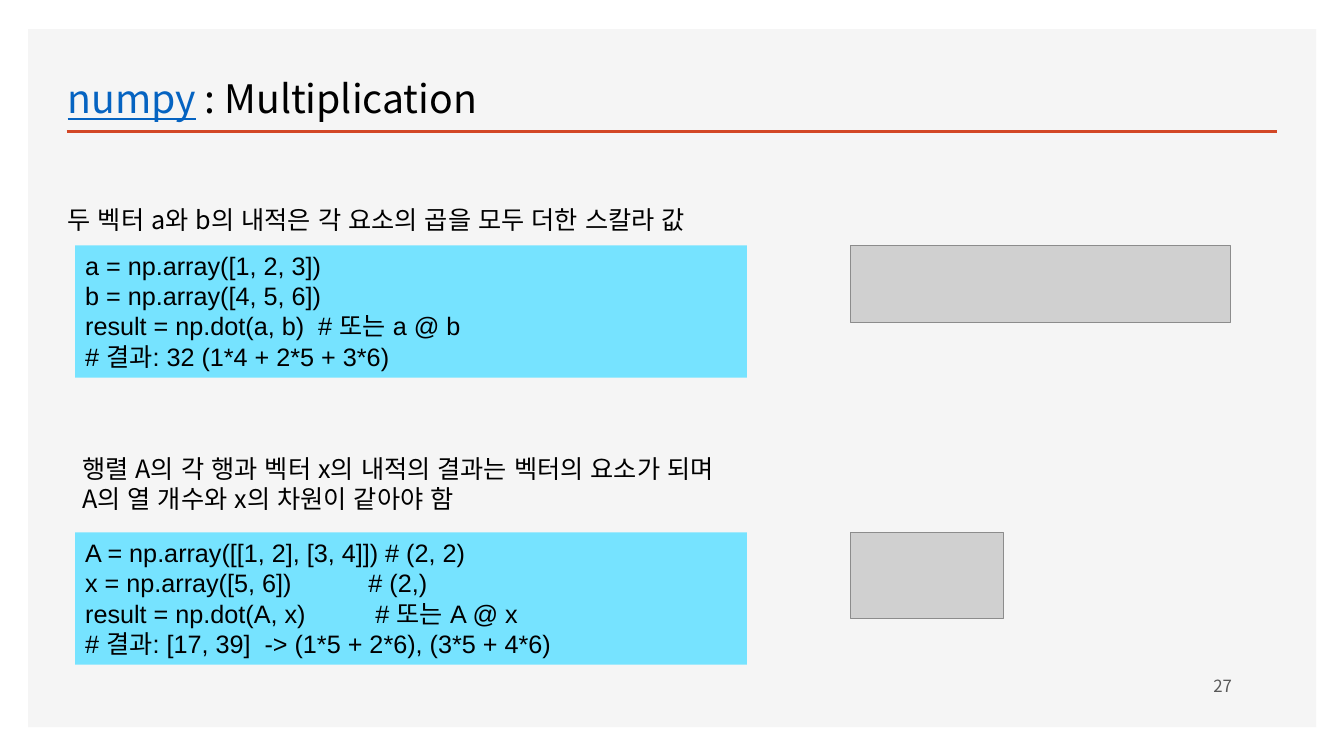
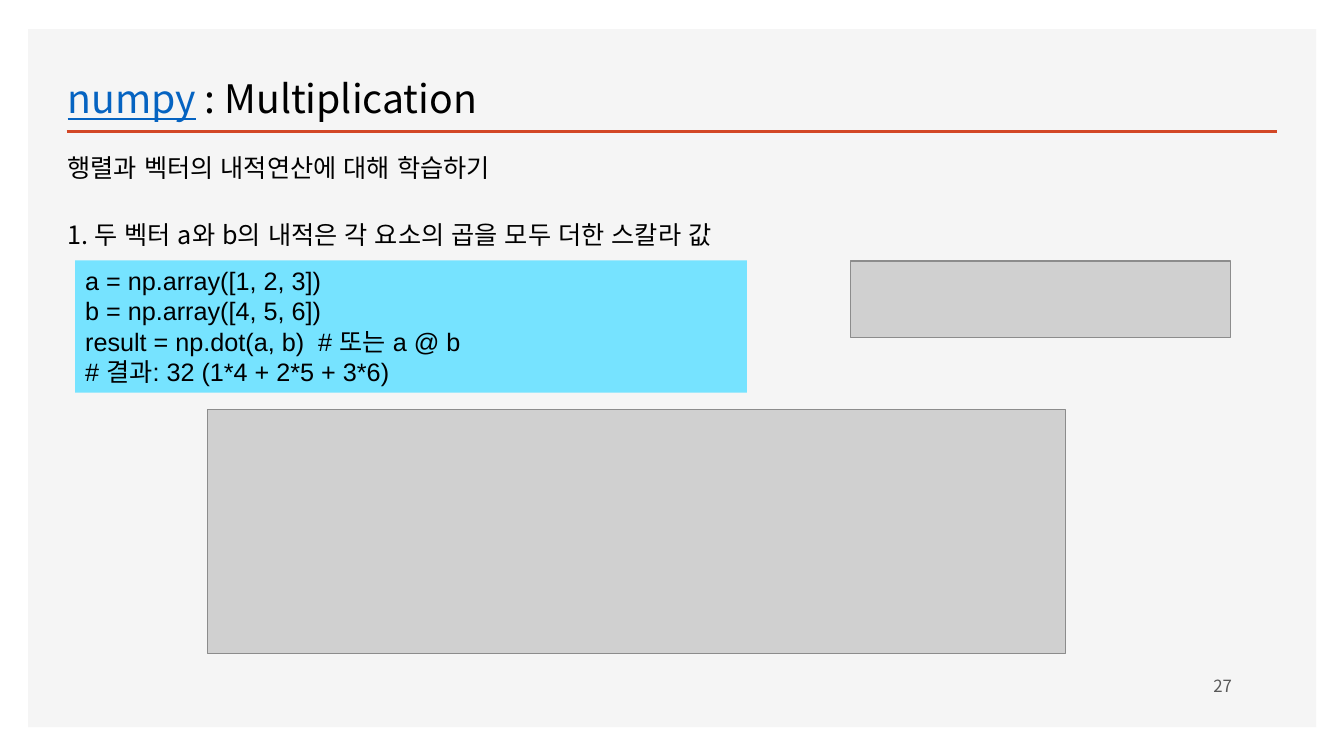
Before and after one commit to ancestor9/mathematics-for-machine-learning, a slide deck: slide 27 of Linear_Algebra/w4_Perceptron_Regression.pptx. Drawn at 1344x756 pixels with LibreOffice and Linux fonts; fonts in the diff are those of the drawing; grey boxes stand for pictures; background and template pictures are left out. Boxes give left, top, right and bottom in pixels: in the first picture for what was removed or moved away, otherwise in the second. Text is boxed around its words. In the diff, an @@ line names an element or a change of style, - is before the commit and + after.

```diff
--- a/Linear_Algebra/w4_Perceptron_Regression.pptx
+++ b/Linear_Algebra/w4_Perceptron_Regression.pptx
@@ text added at <box>68,156,490,179</box>, 18 pt, text #000000 @@
+행렬과 벡터의 내적연산에 대해 학습하기
@@ text at <box>68,223,711,246</box>: text changed @@
-두 벡터 a와 b의 내적은 각 요소의 곱을 모두 더한 스칼라 값
+1. 두 벡터 a와 b의 내적은 각 요소의 곱을 모두 더한 스칼라 값
@@ rectangle "a = np.array([1, 2, 3])": place and size @@
-rectangle "a = np.array([1, 2, 3])" at <box>76,245,747,377</box>
+rectangle "a = np.array([1, 2, 3])" at <box>76,260,747,392</box>
@@ picture: place and size @@
-picture at <box>851,246,1231,323</box>
+picture at <box>851,261,1231,338</box>
@@ picture added at <box>208,410,1066,654</box> @@
@@ text removed at <box>82,457,713,510</box> @@
-행렬 A의 각 행과 벡터 x의 내적의 결과는 벡터의 요소가 되며 A의 열 개수와 x의 차원이 같아야 함
@@ rectangle removed at <box>76,532,747,664</box> @@
-A = np.array([[1, 2], [3, 4]]) # (2, 2)
-x = np.array([5, 6]) # (2,)
-result = np.dot(A, x) # 또는 A @ x
-# 결과: [17, 39] -> (1*5 + 2*6), (3*5 + 4*6)
@@ picture removed at <box>851,532,1004,619</box> @@
```
Also in this commit, not shown: 8 other slides changed, 7 slides added.
